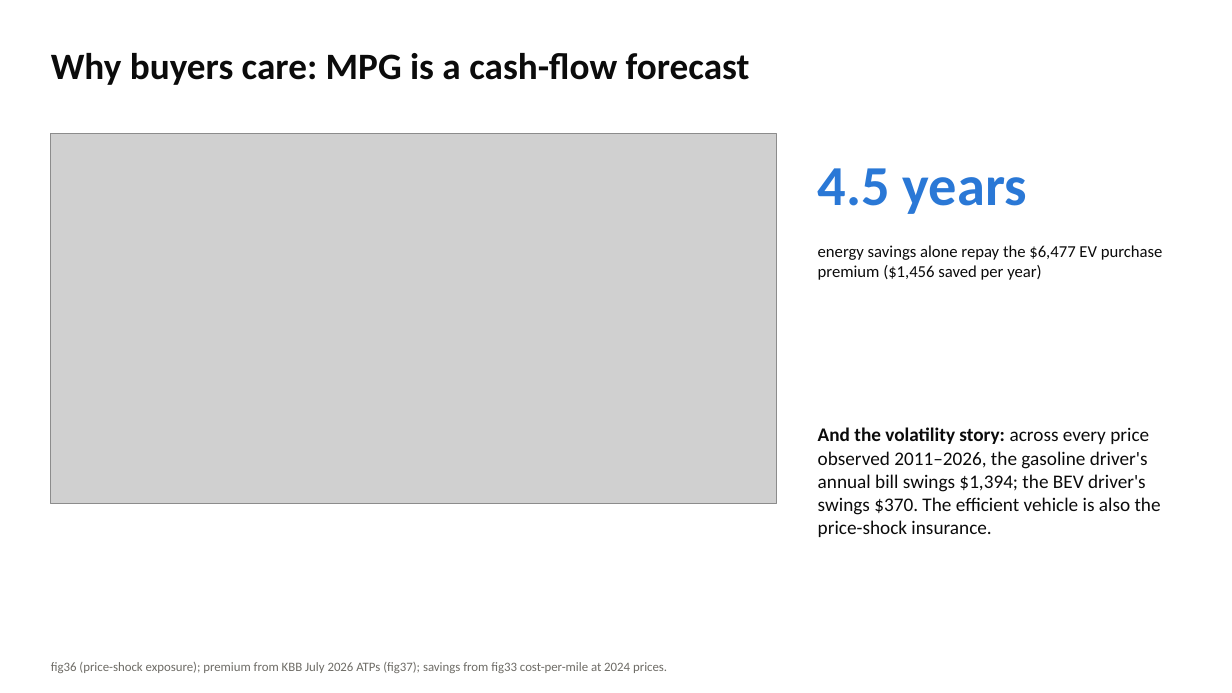
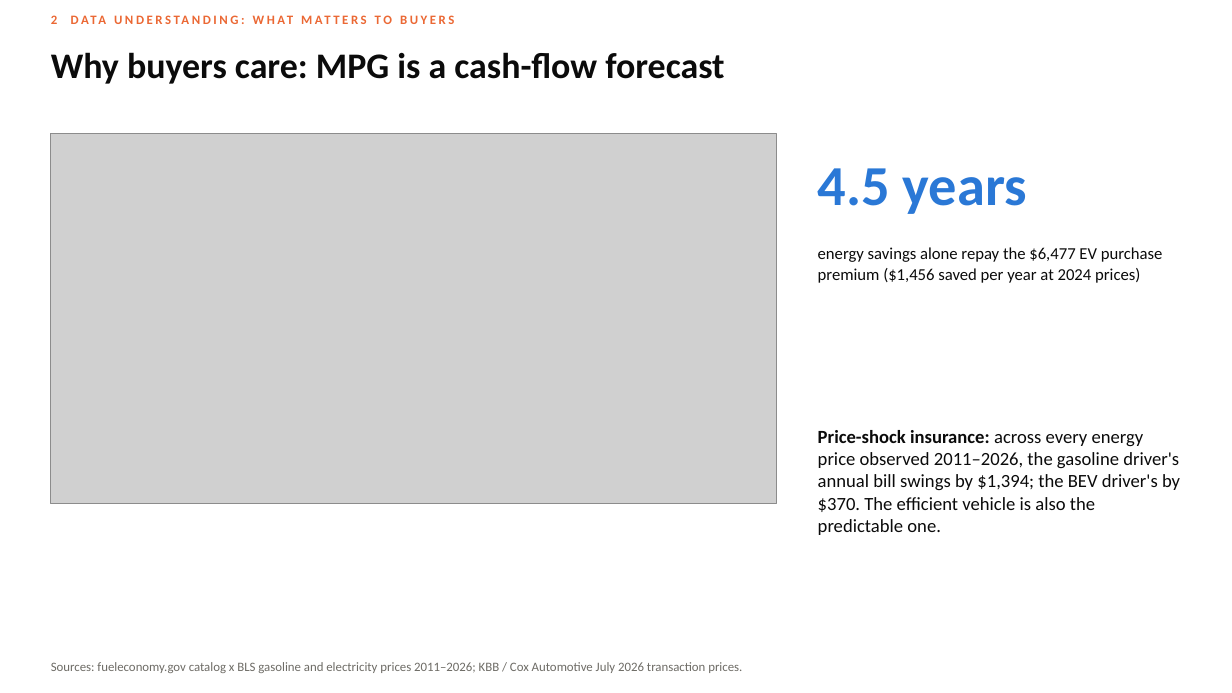
Before and after one commit to SCherwonik/OS3180, a slide deck: slide 5 of MPG Prediction Deck.pptx (slide 16 before the commit). Drawn at 1232x693 pixels with LibreOffice and Linux fonts; fonts in the diff are those of the drawing; grey boxes stand for pictures. Boxes give left, top, right and bottom in pixels: in the first picture for what was removed or moved away, otherwise in the second. Text is boxed around its words. In the diff, an @@ line names an element or a change of style, - is before the commit and + after.

```diff
--- a/MPG Prediction Deck.pptx
+++ b/MPG Prediction Deck.pptx
@@ text added at [51, 15, 57, 24], 10 pt, text #EB6834, bold @@
+2 DATA UNDERSTANDING: WHAT MATTERS TO BUYERS
@@ text "Why buyers care: MPG is ..." at [51, 52, 724, 84]: size 29 to 28 pt @@
@@ text at [818, 247, 1163, 283]: text changed @@
-energy savings alone repay the $6,477 EV purchase premium ($1,456 saved per year)
+energy savings alone repay the $6,477 EV purchase premium ($1,456 saved per year at 2024 prices)
@@ text at [818, 430, 1180, 535]: text changed; size 15 to 14.5 pt @@
-And the volatility story: across every price observed 2011–2026, the gasoline driver's annual bill swings $1,394; the BEV driver's swings $370. The efficient vehicle is also the price-shock insurance.
+Price-shock insurance: across every energy price observed 2011–2026, the gasoline driver's annual bill swings by $1,394; the BEV driver's by $370. The efficient vehicle is also the predictable one.
@@ text at [51, 662, 742, 673]: text changed @@
-fig36 (price-shock exposure); premium from KBB July 2026 ATPs (fig37); savings from fig33 cost-per-mile at 2024 prices.
+Sources: fueleconomy.gov catalog x BLS gasoline and electricity prices 2011–2026; KBB / Cox Automotive July 2026 transaction prices.
```
Also in this commit, not shown: 18 other slides changed, 15 slides added, 10 slides removed, 23 other files.
